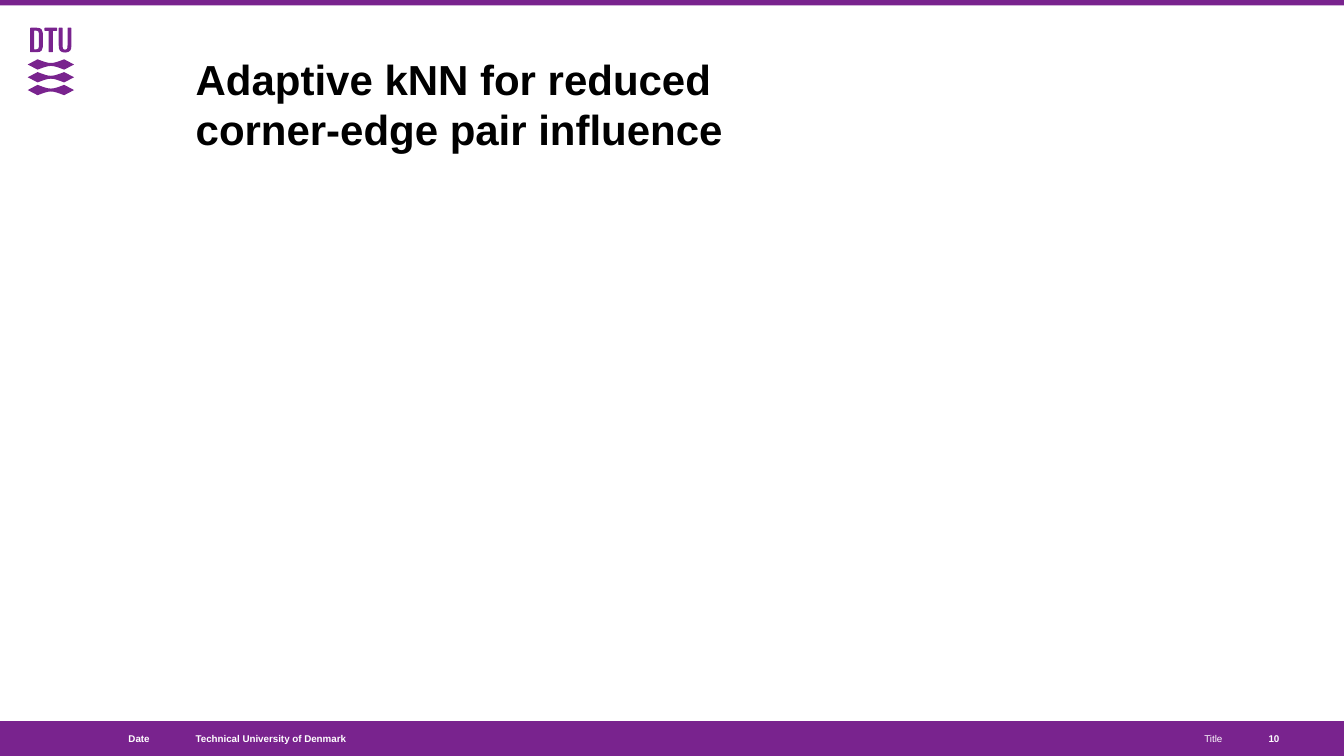
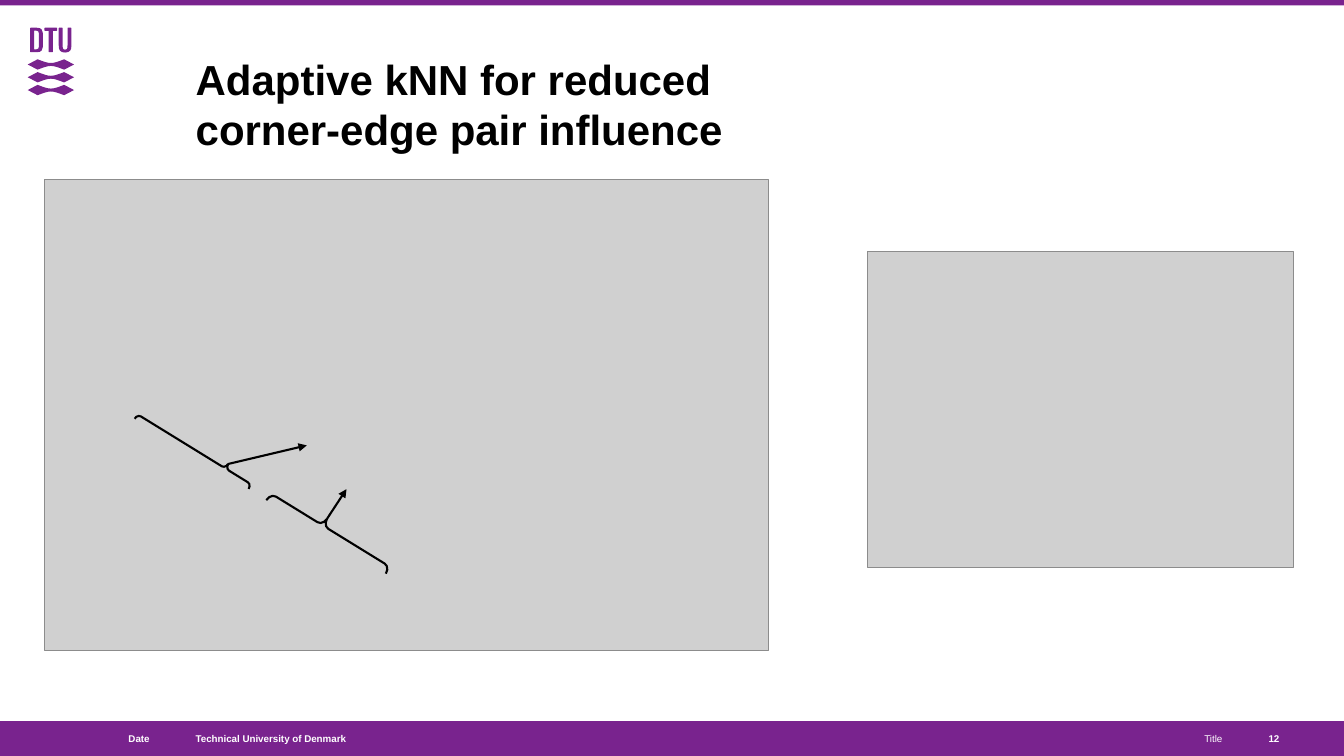
Before and after one commit to BastianValhoj/QTM-ML, a slide deck: slide 12 of meeting_notes/thesis.pptx (slide 10 before the commit). Drawn at 1344x756 pixels with LibreOffice and Linux fonts; fonts in the diff are those of the drawing; grey boxes stand for pictures. Boxes give left, top, right and bottom in pixels: in the first picture for what was removed or moved away, otherwise in the second. Text is boxed around its words. In the diff, an @@ line names an element or a change of style, - is before the commit and + after.

```diff
--- a/meeting_notes/thesis.pptx
+++ b/meeting_notes/thesis.pptx
@@ picture added at (44,179,768,650) @@
@@ picture added at (868,252,1294,569) @@
@@ right brace added at (135,409,255,489), outline #000000 1.5 pt @@
@@ arrow added from (228, 464) to (307, 446), #000000 1.5 pt @@
@@ right brace added at (267,486,395,573), outline #000000 1.5 pt @@
@@ arrow added from (327, 519) to (347, 489), #000000 1.5 pt @@
@@ page number at (1269,735,1280,742): text changed @@
-10
+12
```
Also in this commit, not shown: 3 other slides changed, 2 slides added.
